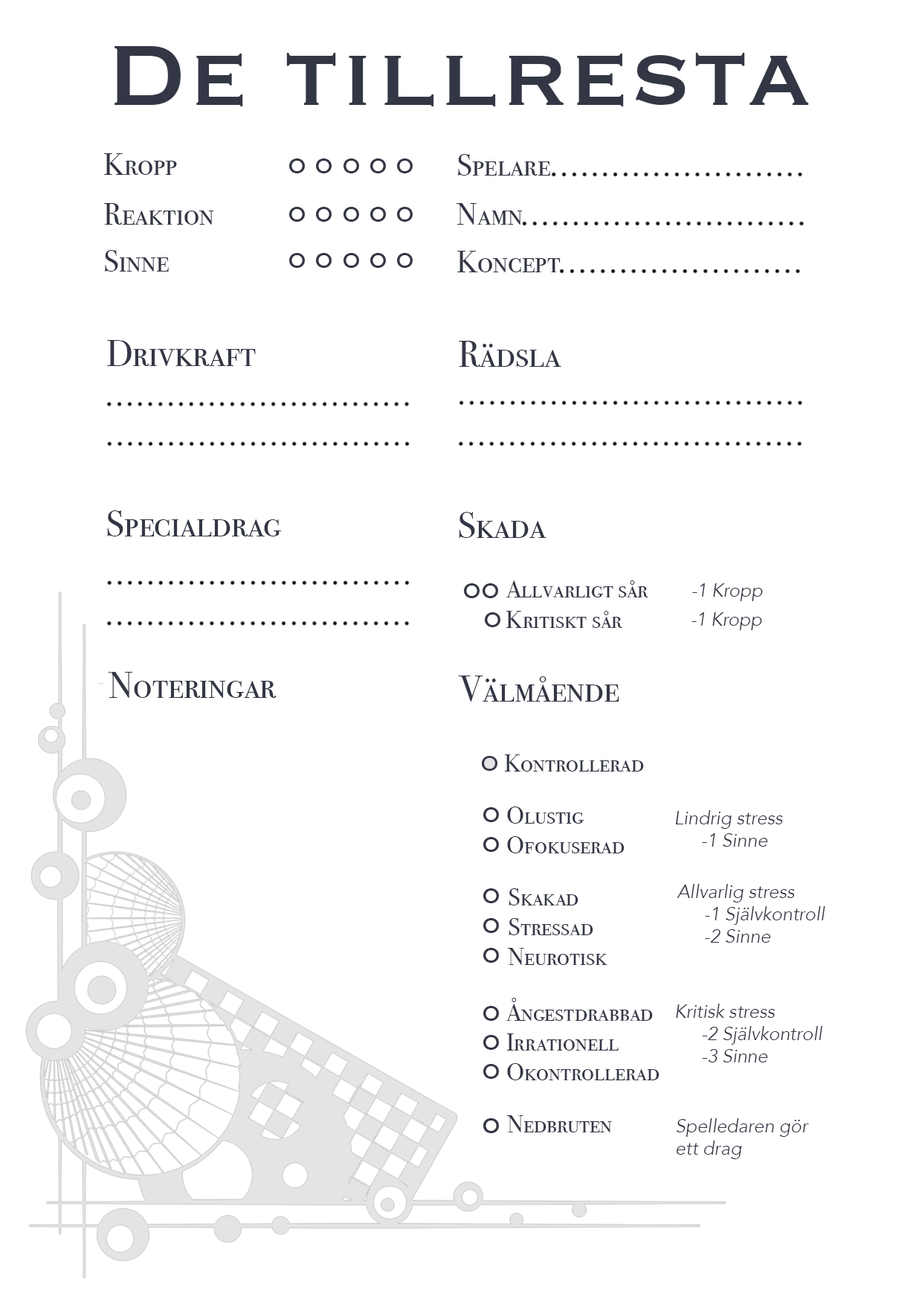
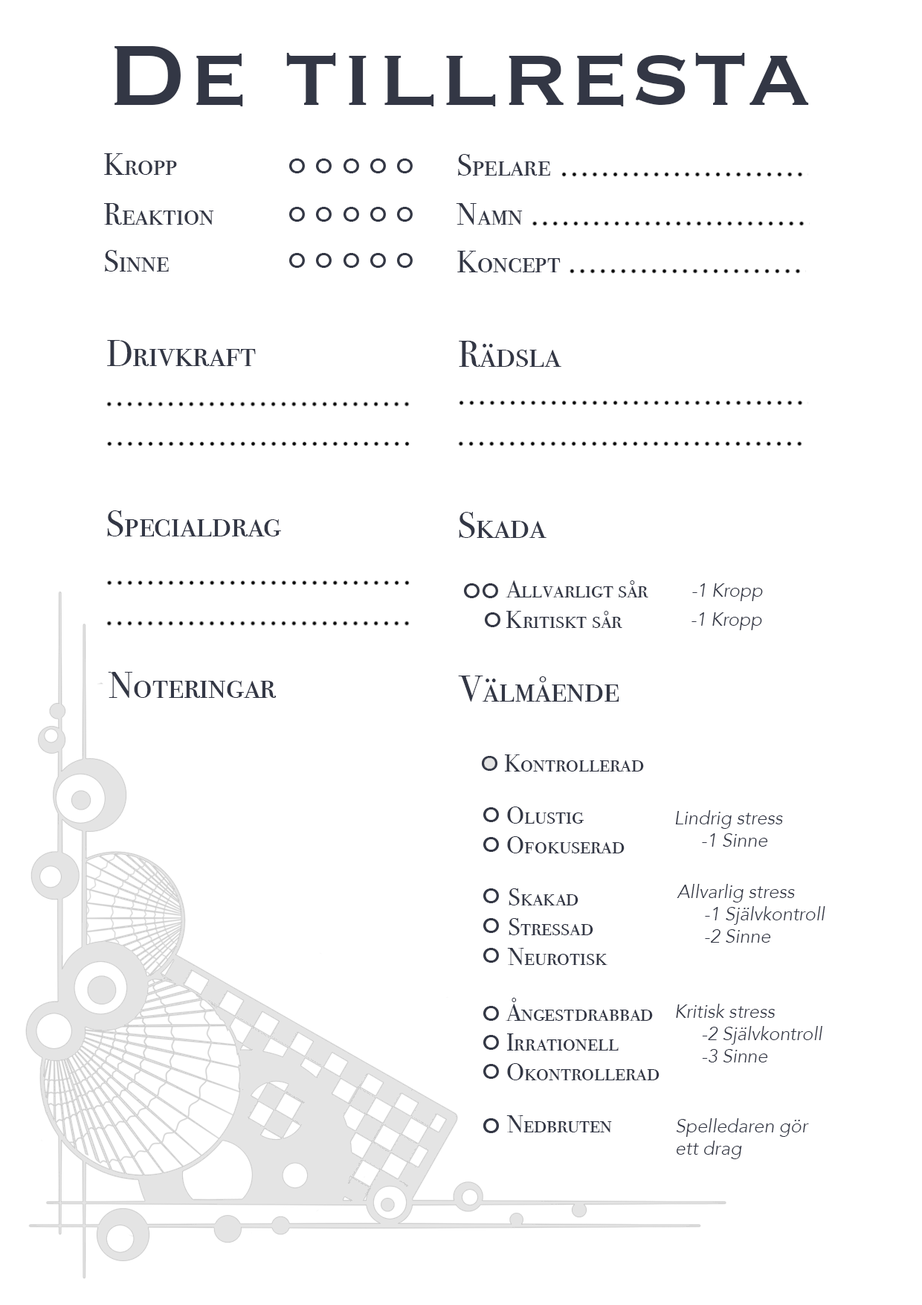
Comparing the layer stacks of the two 922px x 1305px images. Changes:
painted on "Lager 15" over [left=551, top=171, right=558, bottom=178]
painted on "Lager 14" over [left=521, top=220, right=528, bottom=227]
painted on "Lager 13" over [left=559, top=268, right=565, bottom=274]
